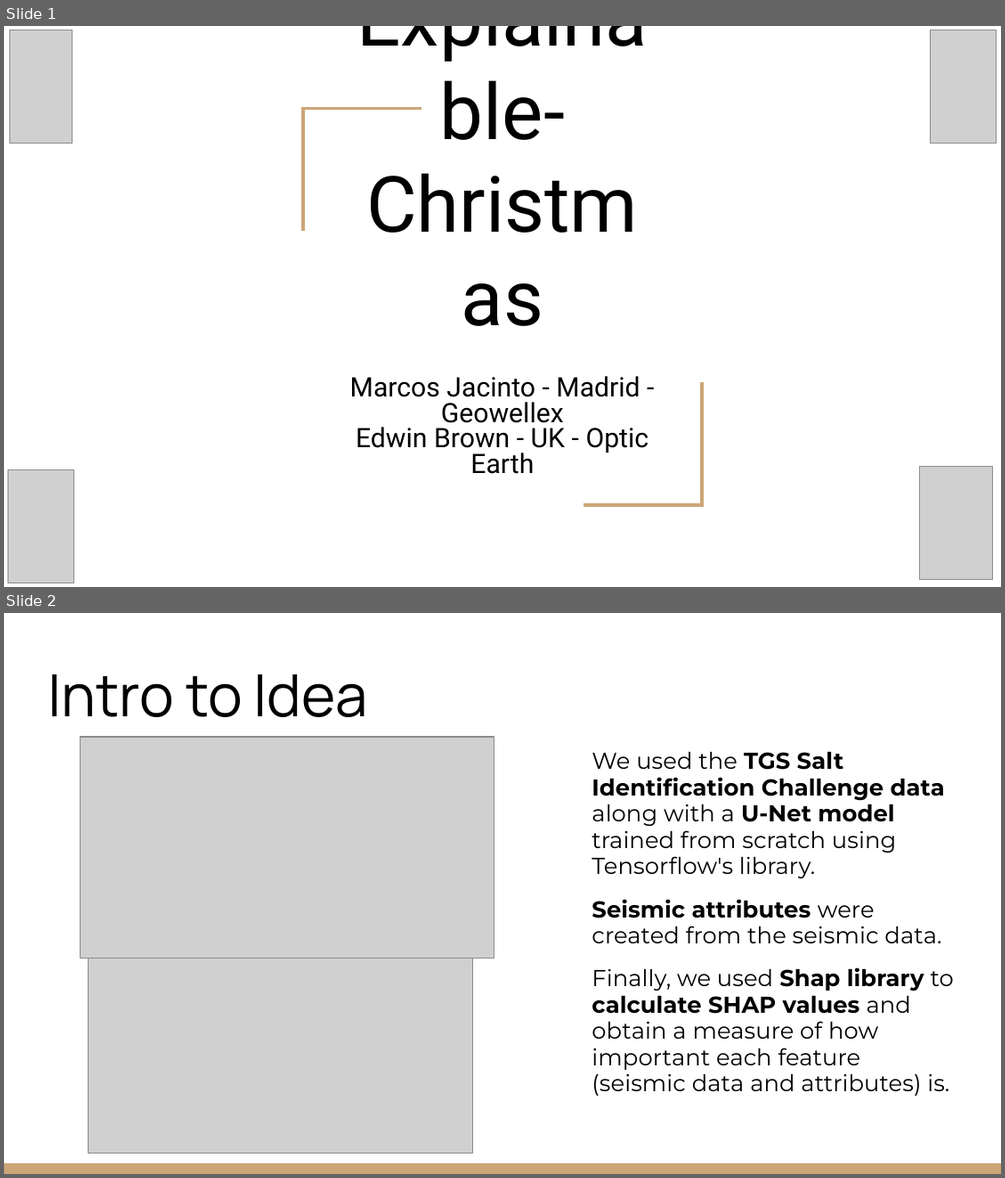
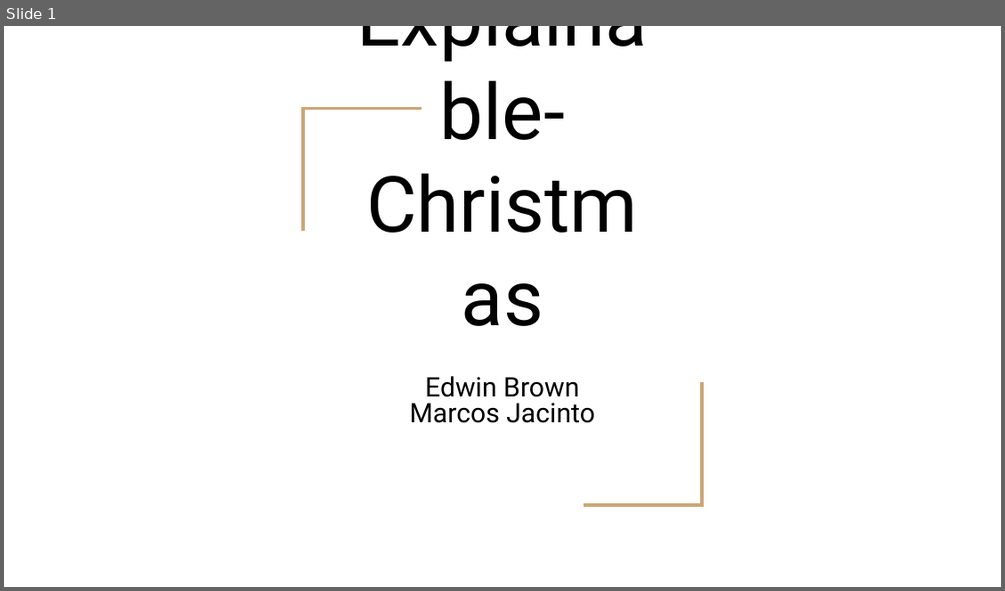
Before and after one commit to EdwinB12/Explainable-Christmas, a slide deck: Presentations/EAGE_Hackathon_2022_Explainable_Christmas.pptx. Shown one above the other, each under a label of ours: slides 1 and 2 before the commit, slide 1 after it. The pictures are 1005x1178 and 1005x591 pixels, drawn with LibreOffice and Linux fonts; fonts in the diff are those of the drawing; grey boxes stand for pictures. Boxes give left, top, right and bottom in pixels: in the first picture for what was removed or moved away, otherwise in the second. Text is boxed around its words. In the diff, an @@ line names an element or a change of style, - is before the commit and + after.

```diff
--- a/Presentations/EAGE_Hackathon_2022_Explainable_Christmas.pptx
+++ b/Presentations/EAGE_Hackathon_2022_Explainable_Christmas.pptx
@@ slide 2 removed at (4, 613, 1001, 1174), background #FFFFFF @@
@@ title removed at (48, 674, 368, 717) @@
-Intro to Idea
@@ picture removed at (81, 737, 494, 958) @@
@@ text removed at (591, 751, 954, 1095) @@
-We used the TGS Salt Identification Challenge data along with a U-Net model trained from scratch using Tensorflow's library.
-Seismic attributes were created from the seismic data.
-Finally, we used Shap library to calculate SHAP values and obtain a measure of how important each feature (seismic data and attributes) is.
@@ picture removed at (88, 958, 472, 1152) @@
@@ rectangle removed at (4, 1163, 1001, 1174) @@
@@ slide 1 changed as well @@
@@ picture removed at (10, 30, 72, 143) @@
@@ picture removed at (930, 30, 995, 143) @@
@@ subtitle at (410, 376, 595, 423): text changed @@
-Marcos Jacinto - Madrid - Geowellex
-Edwin Brown - UK - Optic Earth
+Edwin Brown
+Marcos Jacinto
@@ picture removed at (8, 469, 73, 582) @@
@@ picture removed at (919, 467, 993, 580) @@
```
Also in this commit, not shown: 9 other slides changed, 9 slides added, 1 other slide removed, 8 other files.
